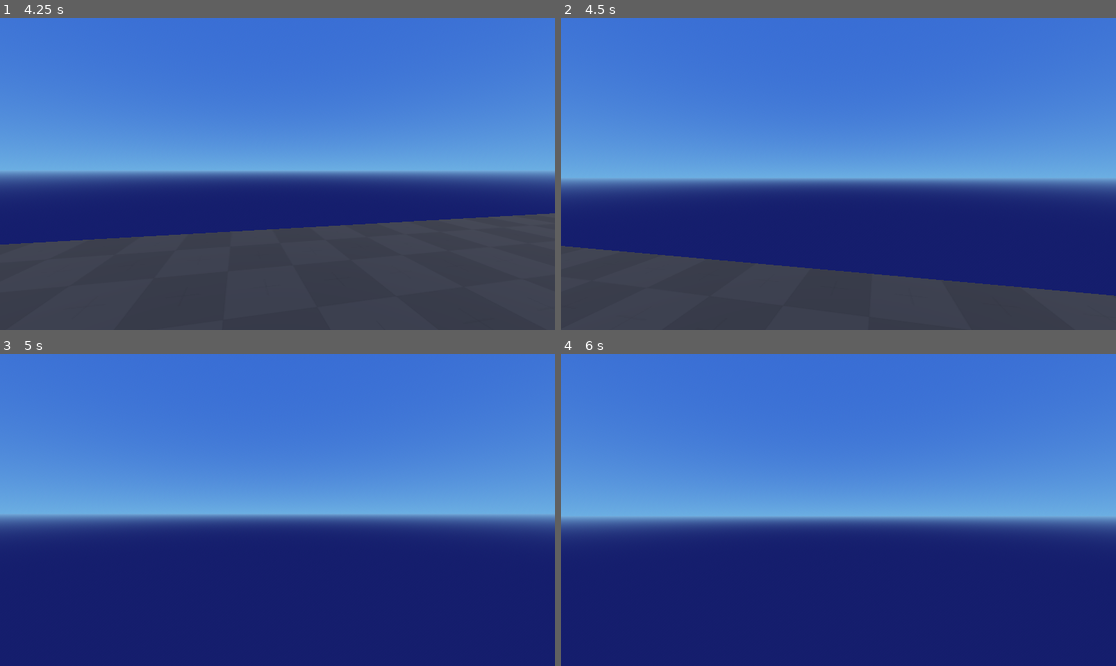
Above: before the commit, frames 1-4 (two rows, left to right).
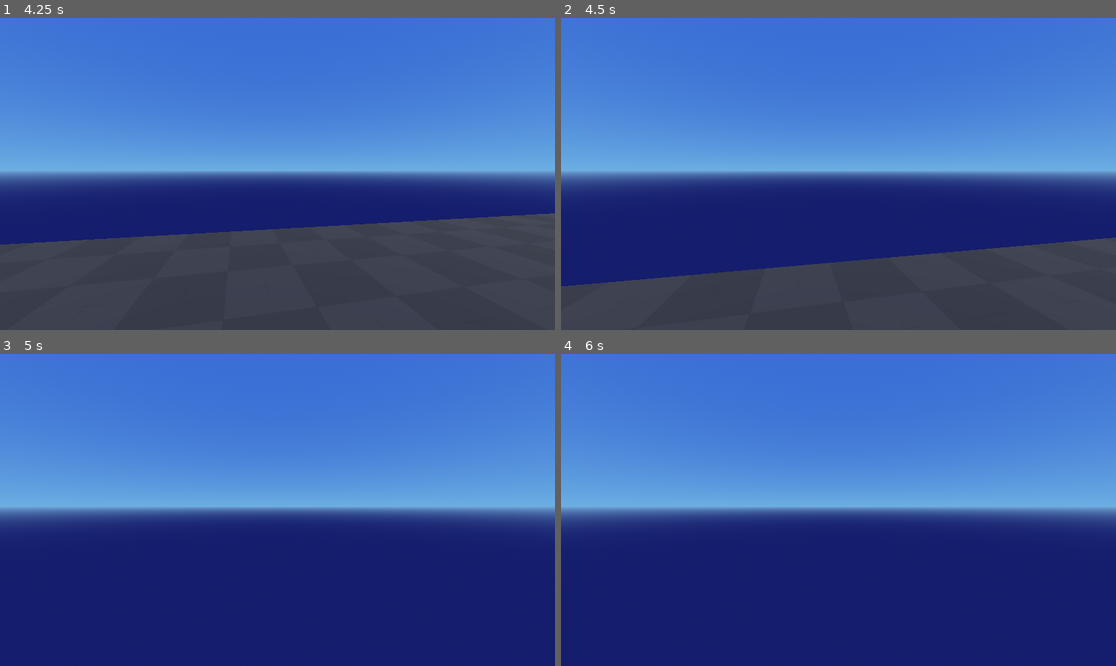
Above: after the commit, the same moments.

Repository: HaHAjax/mining-game
Game: Godot game, scene res://scenes/main.tscn
Same seed, same stepped clock (60 frames per second), same inputs: the game is played once before the commit and once after it. The project has no main scene, so this scene is started directly.
Inputs (mouse positions are in pixels of both pictures, inside the frame that each line leads up to):
- Up to frame 1 (4.25 s): tap Enter at 0.5 s; move the mouse to (305, 174) at 0.52 s; hold W (move_forward) from 0.53 s (still down); click (305, 174) at 0.6 s; tap Space (jump) at 0.77, 1.52, 3.02, 3.77 s; move the mouse to (249, 174) at 1.27 s; click (249, 174) at 1.35 s; move the mouse to (288, 167) at 2.02 s; click (288, 167) at 2.1 s; move the mouse to (271, 180) at 2.77 s; click (271, 180) at 2.85 s; move the mouse to (316, 177) at 3.52 s; click (316, 177) at 3.6 s; tap Escape (pause, bound only after the commit) at 4.15 s
- Up to frame 2 (4.5 s): keep holding W (move_forward); move the mouse to (794, 170) at 4.27 s; click (794, 170) at 4.35 s
- Up to frame 3 (5 s): keep holding W (move_forward); tap Space (jump) at 4.52 s
- Up to frame 4 (6 s): tap Space (jump) at 5 s; move the mouse to (844, 510) at 5.02 s; click (844, 510) at 5.1 s; tap Enter at 5.75 s; move the mouse to (816, 503) at 5.77 s; release W (move_forward) at 5.78 s; hold D (move_right) from 5.78 s (still down); click (816, 503) at 5.85 s

Frame 1 is identical in both runs. In frame 2, 13% of the frame differs, in the area x 0-100%, y 49-90%; in frame 3, 5.1%; in frame 4, 6.3%.

Commit message:
implemented pause input to free cursor

Diff:
--- a/project.godot
+++ b/project.godot
@@ -46,6 +46,11 @@
 "events": [Object(InputEventMouseButton,"resource_local_to_scene":false,"resource_name":"","device":-1,"window_id":0,"a …(258 unchanged characters)…
 ]
 }
+pause={
+"deadzone": 0.2,
+"events": [Object(InputEventKey,"resource_local_to_scene":false,"resource_name":"","device":-1,"window_id":0,"alt_pressed":false,"shift_pressed":false,"ctrl_pressed":false,"meta_pressed":false,"pressed":false,"keycode":0,"physical_keycode":4194305,"key_label":0,"unicode":0,"location":0,"echo":false,"script":null)
+]
+}
 
 [rendering]
 
--- a/scenes/player/camera_controller.gd
+++ b/scenes/player/camera_controller.gd
@@ -19,9 +19,15 @@
 
 
 func _input(event: InputEvent) -> void:
-	if event is InputEventMouseMotion:
+	if event is InputEventMouseMotion and Input.mouse_mode == Input.MOUSE_MODE_CAPTURED:
 		rotate_x((-event.relative.y * 0.01) * desired_mouse_sensitivity)
 		player.rotate_y((-event.relative.x * 0.01) * desired_mouse_sensitivity)
 		rotation.x = clamp(rotation.x, deg_to_rad(min_pitch), deg_to_rad(max_pitch))
 
+	if Input.is_action_just_pressed("pause") and Input.mouse_mode == Input.MOUSE_MODE_CAPTURED:
+		Input.set_mouse_mode(Input.MOUSE_MODE_VISIBLE)
+	elif Input.is_action_just_pressed("pause") and Input.mouse_mode == Input.MOUSE_MODE_VISIBLE:
+		Input.set_mouse_mode(Input.MOUSE_MODE_CAPTURED)
+
+
 	pass
--- a/scenes/player/player.tscn
+++ b/scenes/player/player.tscn
@@ -6,6 +6,7 @@
 
 [sub_resource type="StandardMaterial3D" id="StandardMaterial3D_dovo2"]
 albedo_texture = ExtResource("1_8afob")
+uv1_triplanar = true
 
 [sub_resource type="CapsuleMesh" id="CapsuleMesh_7iv0w"]
 material = SubResource("StandardMaterial3D_dovo2")
